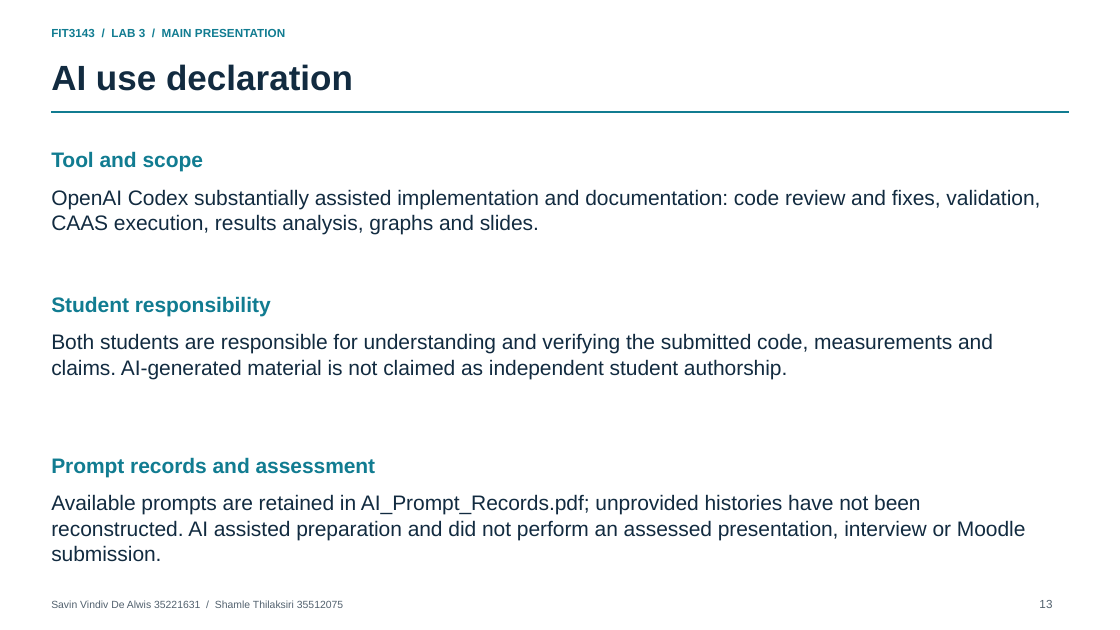
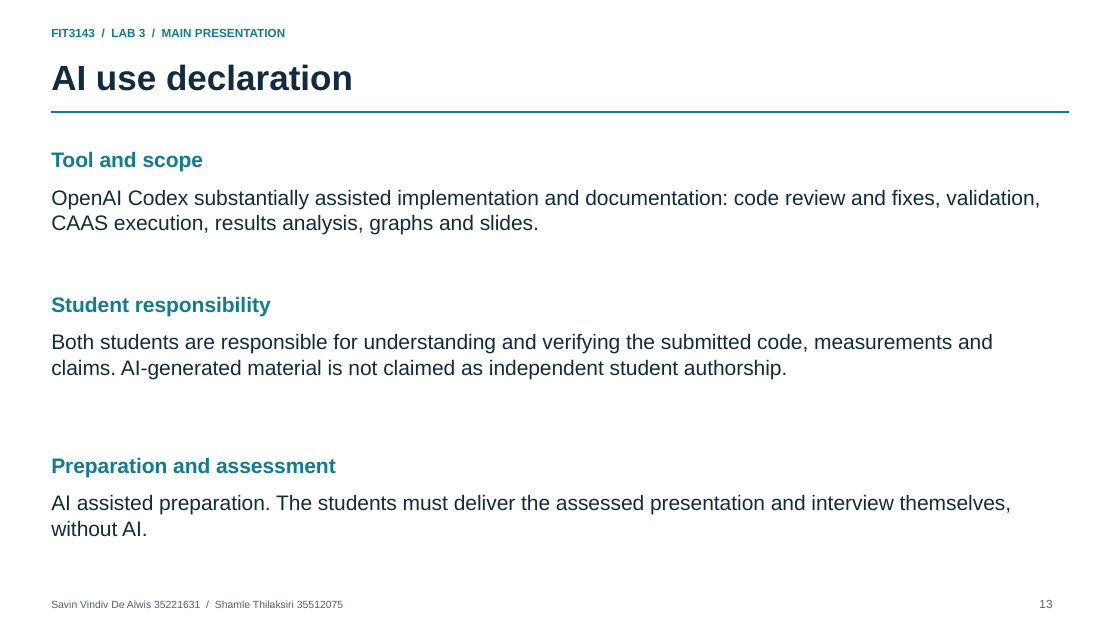
Before and after one commit to Shamle-T/FIT3143-Parallel-Computing, a slide deck: slide 13 of lab_3/Lab3_35221631_35512075_Submission_With_PPTX/submission_ready/docs/Lab3_Presentation_Editable.pptx. Drawn at 1120x630 pixels with LibreOffice and Linux fonts; fonts in the diff are those of the drawing. Boxes give left, top, right and bottom in pixels: in the first picture for what was removed or moved away, otherwise in the second. Text is boxed around its words. In the diff, an @@ line names an element or a change of style, - is before the commit and + after.

```diff
--- a/lab_3/Lab3_35221631_35512075_Submission_With_PPTX/submission_ready/docs/Lab3_Presentation_Editable.pptx
+++ b/lab_3/Lab3_35221631_35512075_Submission_With_PPTX/submission_ready/docs/Lab3_Presentation_Editable.pptx
@@ text at <box>51,457,336,478</box>: text changed @@
-Prompt records and assessment
+Preparation and assessment
@@ text at <box>51,494,1011,536</box>: text changed @@
-Available prompts are retained in AI_Prompt_Records.pdf; unprovided histories have not been reconstructed. AI assisted preparation and did not perform an assessed presentation, interview or Moodle submission.
+AI assisted preparation. The students must deliver the assessed presentation and interview themselves, without AI.
```
Also in this commit, not shown: 3 other slides changed, 15 slides added, 12 other files.
